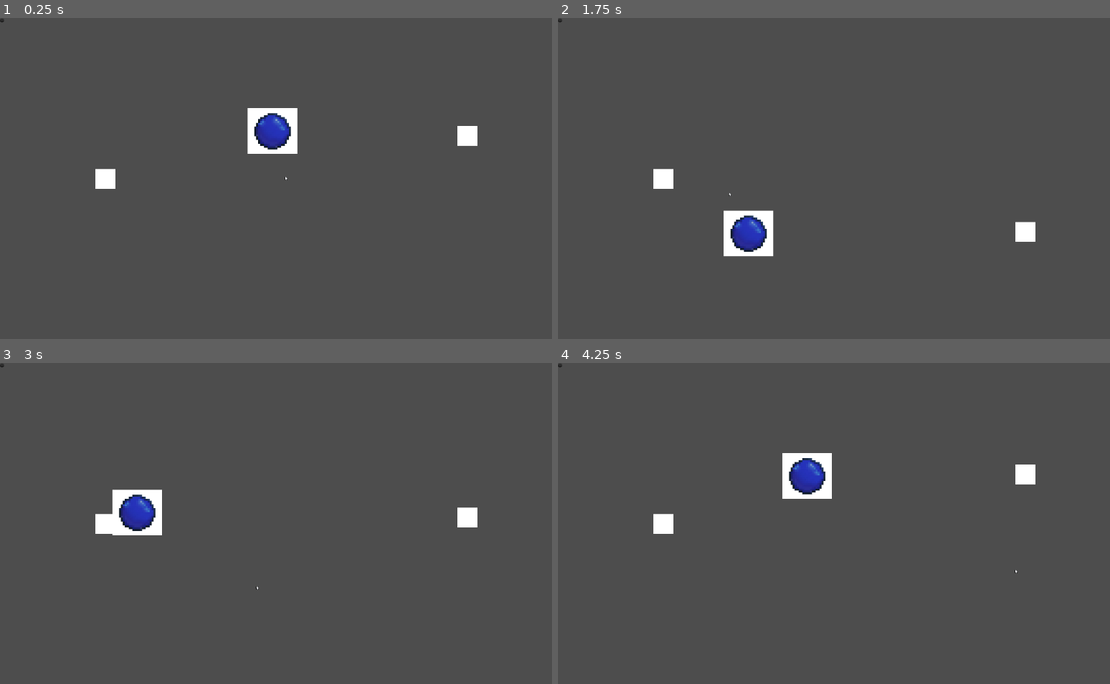
Above: before the commit, frames 1-4 (two rows, left to right).
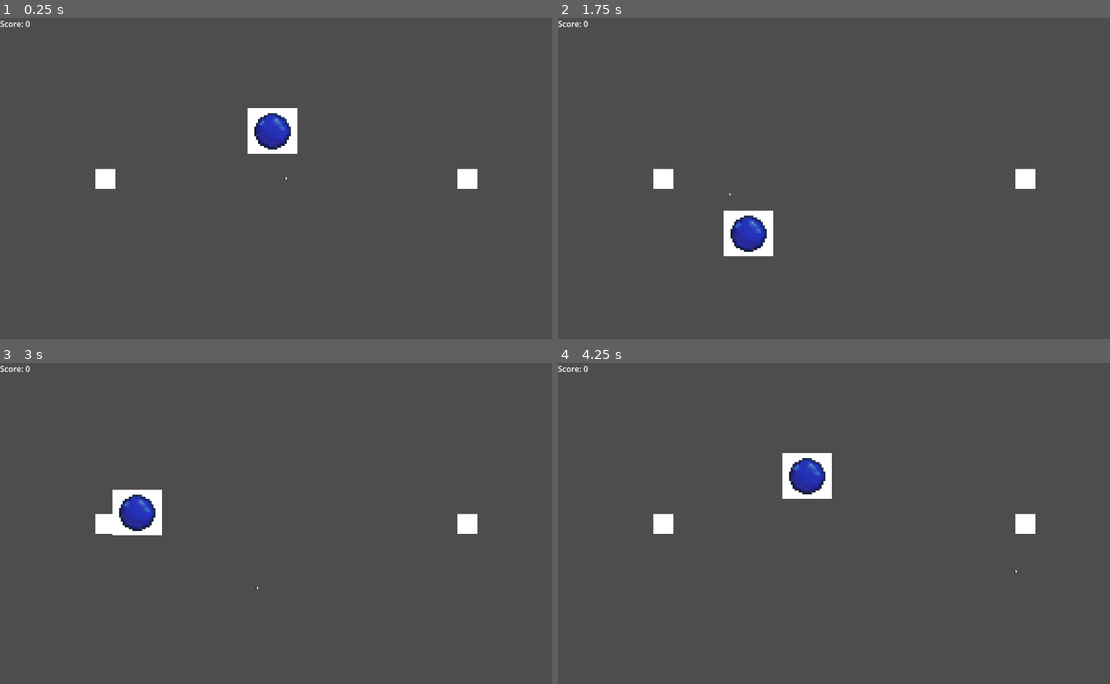
Above: after the commit, the same moments.

Repository: zallec/Internship-Project-1
Game: Godot game, scene res://scenes/main.tscn
Same seed, same stepped clock (60 frames per second), same inputs: the game is played once before the commit and once after it.
Inputs (mouse positions are in pixels of both pictures, inside the frame that each line leads up to):
- Up to frame 1 (0.25 s): no input
- Up to frame 2 (1.75 s): move the mouse to (972, 162) at 0.52 s; move the mouse to (729, 194) at 1.27 s; hold W (move_down) from 1.28 s (still down)
- Up to frame 3 (3 s): move the mouse to (342, 452) at 2.02 s; release W (move_down) at 2.03 s; move the mouse to (259, 587) at 2.77 s
- Up to frame 4 (4.25 s): move the mouse to (1016, 571) at 3.52 s; hold W (move_down) from 3.53 s (still down)

The runs differ from the first frame. In frame 1, 0.5% of the frame differs, in the area x 0-87%, y 0-54%; in frame 2, 0.5%; in frame 3, 0.2%; in frame 4, 0.5%.

Commit message:
added repeatable matches and enemy wall logic

Diff:
--- a/scenes/main.tscn
+++ b/scenes/main.tscn
@@ -4,6 +4,7 @@
 [ext_resource type="PackedScene" uid="uid://chn6te4kg30sv" path="res://scenes/playerWall.tscn" id="2_sugp2"]
 [ext_resource type="PackedScene" uid="uid://8c3ku6s1wgik" path="res://scenes/ball.tscn" id="3_sugp2"]
 [ext_resource type="PackedScene" uid="uid://d0muvby2lw2ab" path="res://scenes/enemyWall.tscn" id="4_jyhfs"]
+[ext_resource type="PackedScene" uid="uid://da7b4u1l722d4" path="res://scenes/score_board.tscn" id="5_tbgi4"]
 
 [sub_resource type="GDScript" id="GDScript_uwrxv"]
 script/source = "extends Node2D
@@ -11,7 +12,9 @@
 
 var score: int
 @export var ball_scene: PackedScene
+@onready var scoreBoard: Node = $scoreBoard
 var screen_center: Vector2
+signal ball_spawned(ball: Node)
 
 
 # Called when the node enters the scene tree for the first time.
@@ -33,23 +36,43 @@
 func new_game() -> void:
 	score = 0
 	$Cursor.start()
-	$PlayerWall.start()
-	$EnemyWall.start()
 	$StartDelay.start()
 
 
 func _on_start_delay_timeout() -> void:
-	#spawn_ball()
-	pass
+	$PlayerWall.start()
+	$EnemyWall.start()
+
 
 func spawn_ball() -> void:
-	$Ball.start()
 	var ball: Node = ball_scene.instantiate()
+	ball.name = \"Ball\"
+	add_child(ball)
+	ball._start()
+	emit_signal(\"ball_spawned\", ball)
 
-	add_child(ball)
+
+func reset_ball() -> void:
+	var ballToRemove: Node = get_node_or_null(\"Ball\")
+	if ballToRemove:
+		ballToRemove.queue_free()
+		# small delay to get enemyWall to track new Ball
+		await get_tree().process_frame
+		await get_tree().process_frame
+	spawn_ball()
+
+
+func _on_goal_left_body_entered(body: Node2D) -> void:
+	if body.name == \"Ball\":
+		#scoreBoard.increaseScore() for enemy controller
+		reset_ball()
+
+
+func _on_goal_right_body_entered(body: Node2D) -> void:
+	if body.name == \"Ball\":
+		scoreBoard.increaseScore()
+		reset_ball()
 "
-
-[sub_resource type="PackedScene" id="PackedScene_jyhfs"]
 
 [sub_resource type="GDScript" id="GDScript_yqjtg"]
 script/source = "extends Camera2D
@@ -81,9 +104,12 @@
 normal = Vector2(-0.9999396, -0.010988347)
 distance = -573.9214
 
+[sub_resource type="RectangleShape2D" id="RectangleShape2D_jyhfs"]
+size = Vector2(20, 638)
+
 [node name="Main" type="Node2D" unique_id=2136180204]
 script = SubResource("GDScript_uwrxv")
-ball_scene = SubResource("PackedScene_jyhfs")
+ball_scene = ExtResource("3_sugp2")
 
 [node name="Camera2D" type="Camera2D" parent="." unique_id=1731760051]
 position = Vector2(576, 323)
@@ -105,6 +131,7 @@
 
 [node name="EnemyWall" parent="." unique_id=151816420 instance=ExtResource("4_jyhfs")]
 position = Vector2(939, 323)
+speed = 50.0
 
 [node name="StaticBody2D" type="StaticBody2D" parent="." unique_id=477861045]
 position = Vector2(572, 332)
@@ -122,8 +149,22 @@
 [node name="RightBorder" type="CollisionShape2D" parent="StaticBody2D" unique_id=1451515917]
 shape = SubResource("WorldBoundaryShape2D_o6xl0")
 
-[node name="TextEdit" type="TextEdit" parent="." unique_id=642097021]
-offset_right = 8.0
-offset_bottom = 8.0
+[node name="Goal_Left" type="Area2D" parent="." unique_id=1830536288]
+position = Vector2(27, 22)
+
+[node name="CollisionShape2D" type="CollisionShape2D" parent="Goal_Left" unique_id=485443973]
+position = Vector2(24, 302)
+shape = SubResource("RectangleShape2D_jyhfs")
+
+[node name="Goal_Right" type="Area2D" parent="." unique_id=1116292428]
+position = Vector2(1073, 22)
+
+[node name="CollisionShape2D" type="CollisionShape2D" parent="Goal_Right" unique_id=1147072880]
+position = Vector2(24, 302)
+shape = SubResource("RectangleShape2D_jyhfs")
+
+[node name="scoreBoard" parent="." unique_id=596533159 instance=ExtResource("5_tbgi4")]
 
 [connection signal="timeout" from="StartDelay" to="." method="_on_start_delay_timeout"]
+[connection signal="body_entered" from="Goal_Left" to="." method="_on_goal_left_body_entered"]
+[connection signal="body_entered" from="Goal_Right" to="." method="_on_goal_right_body_entered"]
--- a/scenes/scripts/enemyWall.gd
+++ b/scenes/scripts/enemyWall.gd
@@ -3,17 +3,21 @@
 # !!! Needs movement clamped between top and bottom of screen
 @export var speed: float = 400 #export allows editing this variable from the inspector
 var screen_height: float
-var ball: Node2D
+var ball: Node2D = null
 
 # Called when the node enters the scene tree for the first time.
 func _ready() -> void:
 	screen_height = get_viewport_rect().size.y
-	ball = get_parent().get_node("Ball")
+	get_parent().ball_spawned.connect(_on_ball_spawned)
 	position = Vector2(939,323)
 
+func _on_ball_spawned(new_ball: Node) -> void:
+	ball = new_ball
 
 # Called every frame. 'delta' is the elapsed time since the previous frame.
-func _physics_process(delta: float) -> void:
+func _physics_process(_delta: float) -> void:
+	if ball == null:
+		return
 	if ball.position.y > position.y + 10:  # Dead zone prevents jittering
 		velocity.y = speed
 	elif ball.position.y < position.y - 10:
@@ -23,6 +27,7 @@
 
 	move_and_slide()
 	position.y = clamp(position.y, 0, screen_height)
+	velocity.x = 0
 
 	# if collides with object
 	#for area in get_overlapping_bodies():
Not shown, added: scenes/scripts/scoreBoard.gd.uid
